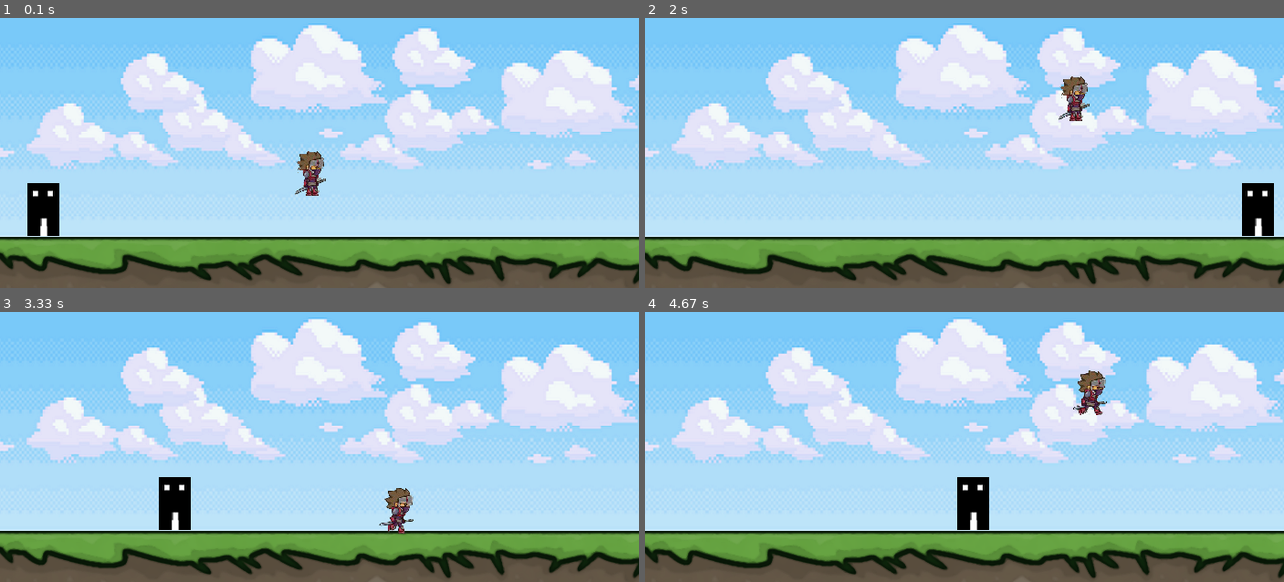
Above: before the commit, frames 1-4 (two rows, left to right).
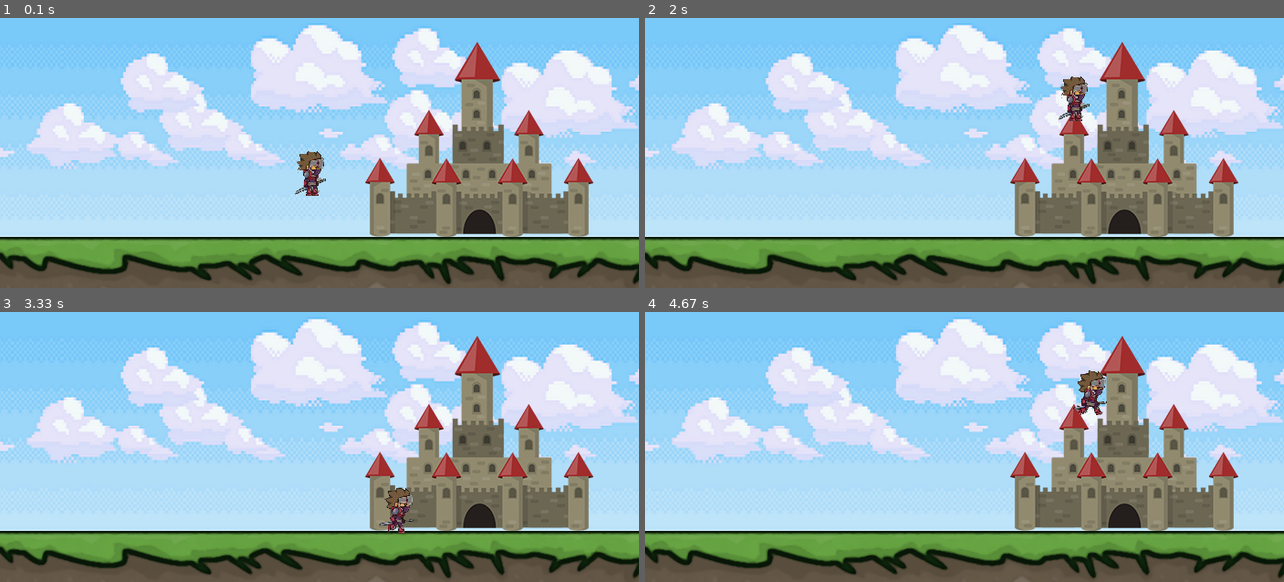
Above: after the commit, the same moments.

Repository: ucheokechukwu/pygames
Game: pygame game, started from pygame_2_0.py
Same seed, same stepped clock (60 frames per second), same inputs: the game is played once before the commit and once after it.
Inputs:
- Up to frame 1 (0.1 s): no input
- Up to frame 2 (2 s): tap Enter at 0.33 s; hold Right 0.67-1.13 s; tap Space at 0.73, 1.03, 1.23, 1.53, 1.73 s; hold Right 1.17-1.63 s; hold Left from 1.67 s (still down)
- Up to frame 3 (3.33 s): tap Space at 2.03, 2.3, 2.6, 2.73, 3.03 s; release Left at 2.2 s; hold Left 2.23-2.63 s; hold Right 2.67-3.3 s
- Up to frame 4 (4.67 s): hold Left 3.33-3.8 s; tap Space at 3.4, 3.7, 3.9, 4.2, 4.4 s; hold Right 3.83-4.3 s; hold Right from 4.33 s (still down)

The runs differ from the first frame. In frame 1, 13% of the frame differs, in the area x 4-93%, y 8-82%; in frame 2, 13%; in frame 3, 13%; in frame 4, 13%.

Commit message:
fixed the Tk() bug that crashed the program

Diff:
--- a/pygame_2_0.py
+++ b/pygame_2_0.py
@@ -6,7 +6,7 @@
 import random
 from tkinter import *
 from tkinter import filedialog
-
+print(Tk())
 
 pygame.init()
 vec = pygame.math.Vector2
@@ -190,35 +190,8 @@
 		self.pos = vec((0,0))
 		self.velocity = vec((0,0))
 
-		# initial direction
-		self.direction = random.choice(['RIGHT','LEFT']) # 0 for Right, 1 for Left
-		self.velocity.x = random.randint(2,6)
-		self.pos.x = 0 if self.direction == 'RIGHT' else 700
-		self.pos.y = 235
-
-	def move(self):
-		# switch directions at the boundary
-		if self.pos.x >= (WIDTH-20):
-			self.direction = 'LEFT'
-		if self.pos.x <= 20:
-			self.direction = 'RIGHT'
-
-		if self.direction == 'RIGHT':
-			self.pos.x += self.velocity.x
-		else:
-			self.pos.x -= self.velocity.x
-		# bind the rect to the image
-		self.rect.center = self.pos
-
-	def update(self):
-		hit_player = pygame.sprite.spritecollide(self, players, dokill=False)
-		if hit_player and player.attacking and player.direction !=self.direction:
-			self.kill()
-		#	sys.exit(0)
-		elif hit_player and not player.attacking:
-			player.hit()
-		else:
-			pass
+
+
 
 	def render(self):
 		screen.blit(self.image, (self.pos.x, self.pos.y))
@@ -244,11 +217,76 @@
 	def render(self):
 		screen.blit(self.image, (self.rect.x, self.rect.y))
 
+class Castle(pygame.sprite.Sprite):
+	def __init__(self):
+		super().__init__()
+		self.hide = False
+		self.image = pygame.image.load("./rpg_images/Castle.png")
+
+	def render(self):
+		if self.hide == False:
+			screen.blit(self.image, (400,80))
+
+class EventHandler():
+	def __init__(self):
+		self.enemy_count = 0
+		self.battle = False
+		#enemy generation
+		self.enemy_generation = pygame.USEREVENT + 1
+		self.stage_enemies =[]
+		# formula to calculate the number of enemies in each level
+		for x in range(1,21):
+			self.stage_enemies.append(int(x**2 / 2  +  1))
+
+	def stage_handler(self):
+		# code for the Tkinter stage selection window
+		self.root = Tk()
+		self.root.geometry('200x170')
+
+		button1 = Button(self.root, text='Twilight Dungeon',
+									width=18,
+									height=2,
+									command=self.world1)
+		button2 = Button(self.root, text='Skyward Dungeon',
+									width=18,
+									height=2,
+									command=self.world2)
+		button3 = Button(self.root, text='Hell Dungeon',
+									width=18,
+									height=2,
+									command=self.world3)
+		button1.place(x=40,y=15)
+		button2.place(x=40,y=65)
+		button3.place(x=40,y=115)
+
+		self.root.mainloop()
+		print ("Buttons")
+
+	def world1(self):
+		self.root.destroy()
+		pygame.time.set_timer(self.enemy_generation, 2000)
+		castle.hide = True
+		self.battle = True
+
+	def world2(self):
+		self.battle = True
+		pass
+
+	def world3(self):
+		self.battle = True
+		pass
+
 # Main Game
 
 # Instancing the objects
 background = Background()
 ground = Ground()
+castle = Castle()
+handler = EventHandler()
+
+
+
+
 player = Player()
 enemy = Enemy()
 
@@ -299,20 +337,27 @@
 				if player.attacking == False:
 					player.attacking = True
 					player.attack()
+
+			if event.key == pygame.K_e: # and (450 < player.rect.x < 550):
+			# the above code checks to see the player is near the Castle entrace when 'e' is pressed
+				handler.stage_handler()
+
+
+
 
 	#Moves
 	player.update()
 	if player.attacking == True:
 		player.attack()
 	player.move()
-	enemy.move()
-	enemy.update()
+
 
 	# Rendering
 	pygame.display.update()
 	background.render()
 	ground.render()
+	castle.render()
 	player.render()
-	enemy.render()
+
 
 	frames_per_second.tick(60)
